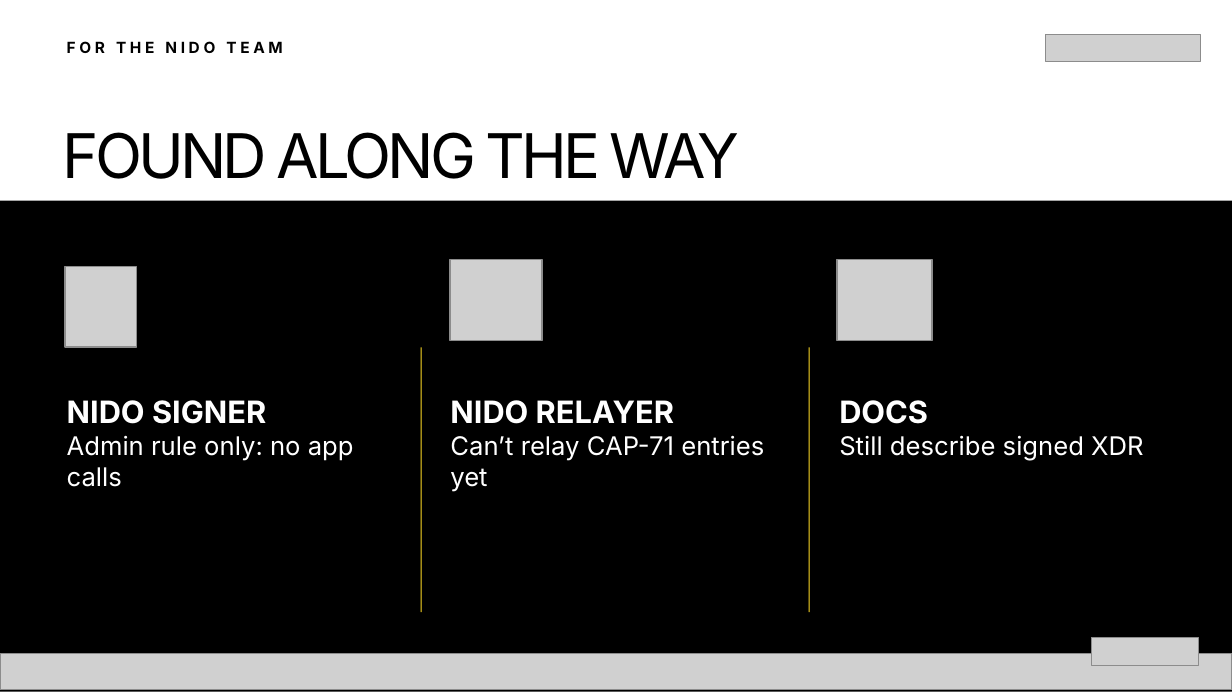
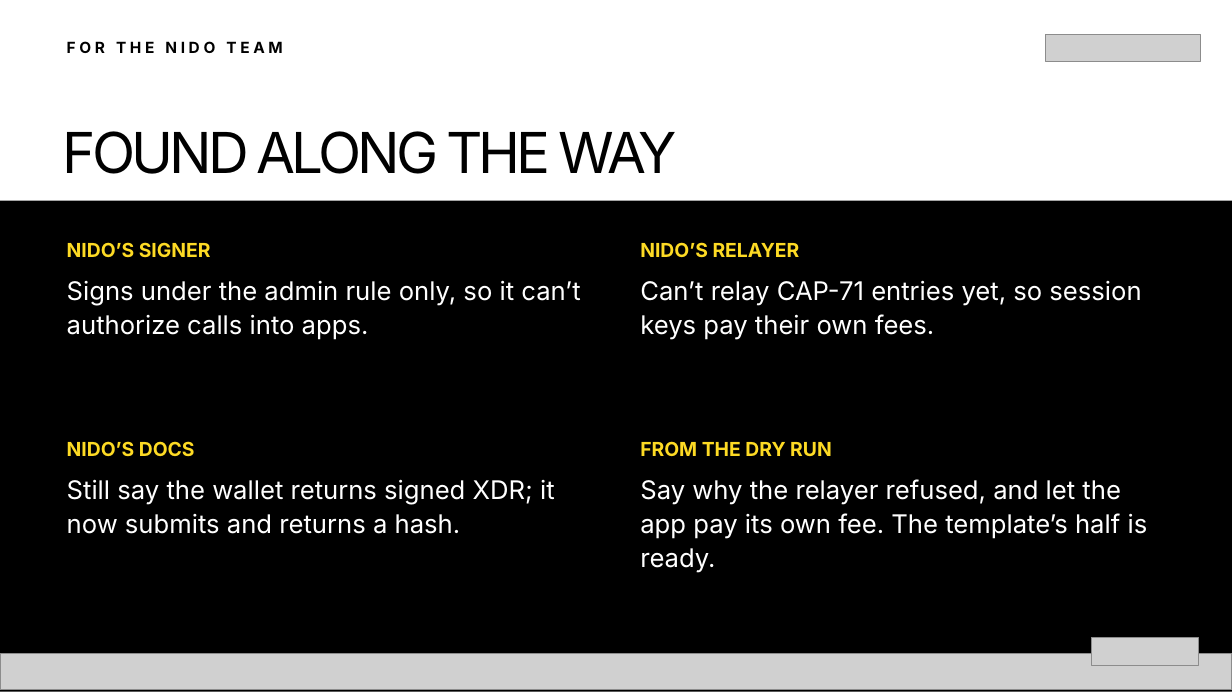
Before and after one commit to bitswell-hq/nidohq__scaffold-template, a slide deck: slide 30 of slides/dist/hack-meridian-smart-accounts.pptx. Drawn at 1232x693 pixels with LibreOffice and Linux fonts; fonts in the diff are those of the drawing; grey boxes stand for pictures. Boxes give left, top, right and bottom in pixels: in the first picture for what was removed or moved away, otherwise in the second. Text is boxed around its words. In the diff, an @@ line names an element or a change of style, - is before the commit and + after.

Commit message:
feat(slides): conversational rework with highlighted code
Rewrite the talk in a conversational voice, drop the template's numbered
steps/takeaways layouts, replace the build-your-own command list with a
pointer to template/NIDO.md, and highlight code slides token by token.
17 talk slides (15:00) plus 13 appendix slides. Nido links use
test.nido.fyi, matching #1.

```diff
--- a/slides/dist/hack-meridian-smart-accounts.pptx
+++ b/slides/dist/hack-meridian-smart-accounts.pptx
@@ text "FOUND ALONG THE WAY" at (63, 131, 677, 174): size 36 to 33 pt @@
@@ picture removed at (65, 266, 137, 347) @@
@@ text added at (67, 242, 211, 257), 11.2 pt, text #FDDA24, bold @@
+NIDO’S SIGNER
@@ picture removed at (450, 260, 542, 341) @@
@@ text added at (640, 242, 800, 258), 11.2 pt, text #FDDA24, bold @@
+NIDO’S RELAYER
@@ picture removed at (837, 260, 931, 341) @@
@@ text added at (67, 280, 580, 340), 15 pt, text #FFFFFF @@
+Signs under the admin rule only, so it can’t authorize calls into apps.
@@ text at (640, 280, 1141, 340): text changed @@
-NIDO RELAYER
-Can’t relay CAP-71 entries yet
+Can’t relay CAP-71 entries yet, so session keys pay their own fees.
@@ rectangle removed at (420, 347, 421, 612) @@
@@ rectangle removed at (808, 347, 809, 612) @@
@@ text removed at (67, 400, 354, 487) @@
-NIDO SIGNER
-Admin rule only: no app calls
@@ text removed at (839, 400, 1143, 461) @@
-DOCS
-Still describe signed XDR
@@ text added at (67, 441, 195, 456), 11.2 pt, text #FDDA24, bold @@
+NIDO’S DOCS
@@ text added at (640, 441, 832, 456), 11.2 pt, text #FDDA24, bold @@
+FROM THE DRY RUN
@@ text added at (67, 479, 555, 534), 15 pt, text #FFFFFF @@
+Still say the wallet returns signed XDR; it now submits and returns a hash.
@@ text added at (640, 479, 1148, 573), 15 pt, text #FFFFFF @@
+Say why the relayer refused, and let the app pay its own fee. The template’s half is ready.
```
Also in this commit, not shown: 22 other slides changed, 6 slides added, 7 slides removed, 14 other files.
